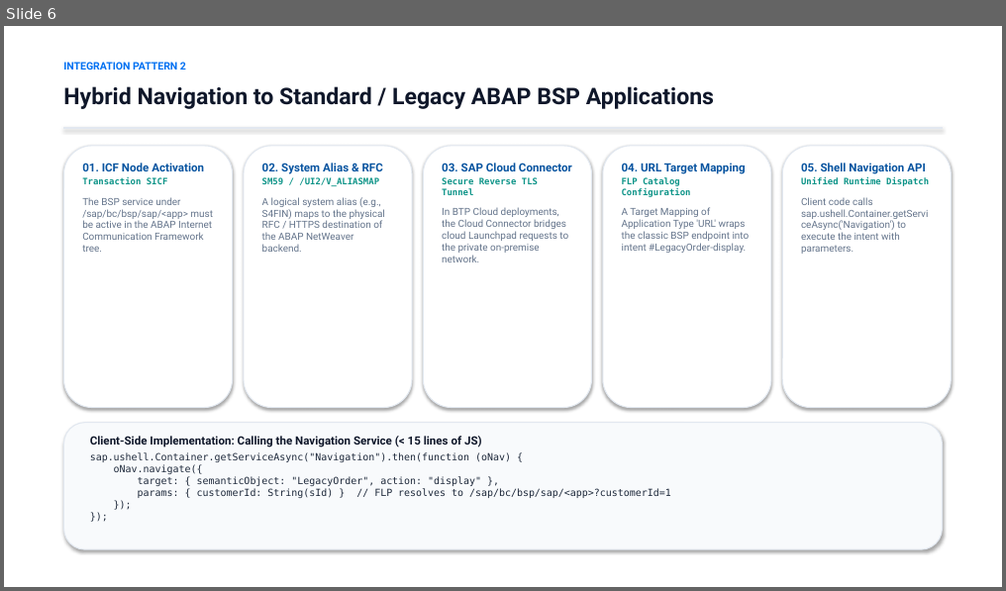
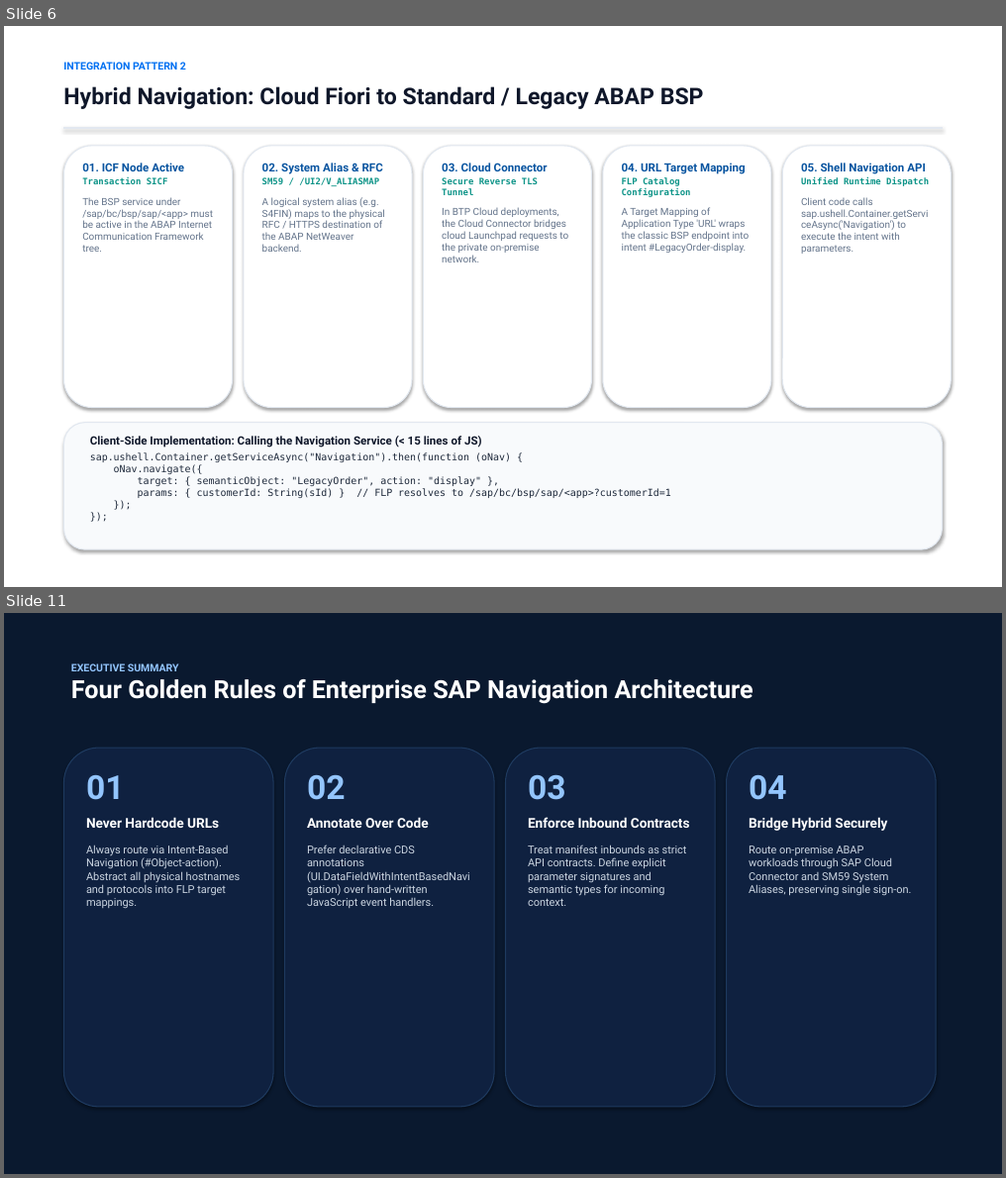
Before and after one commit to riteshpp05/cross-navigation, a slide deck: SAP_Cross_Navigation.pptx. Shown one above the other, each under a label of ours: slide 6 before the commit, slides 6 and 11 after it; the slides between them are not shown. The pictures are 1006x591 and 1006x1178 pixels, drawn with LibreOffice and Linux fonts; fonts in the diff are those of the drawing. Boxes give left, top, right and bottom in pixels: in the first picture for what was removed or moved away, otherwise in the second. Text is boxed around its words. In the diff, an @@ line names an element or a change of style, - is before the commit and + after.

Commit message:
feat: add On-Premise to On-Premise SAP GUI (VA03) pattern and update presentation deck to 11 slides

```diff
--- a/SAP_Cross_Navigation.pptx
+++ b/SAP_Cross_Navigation.pptx
@@ slide 11 added at bbox=[4, 613, 1002, 1174], background #FFFFFF @@
@@ rectangle added at bbox=[4, 613, 1002, 1174], fill #0A192F @@
@@ text added at bbox=[71, 663, 753, 704], 24 pt, text #FFFFFF, bold @@
+EXECUTIVE SUMMARY
+Four Golden Rules of Enterprise SAP Navigation Architecture
@@ rounded rectangle added at bbox=[63, 748, 273, 1107], fill #0F2140, outline #1E3A5F 1 pt @@
@@ rounded rectangle added at bbox=[285, 748, 494, 1107], fill #0F2140, outline #1E3A5F 1 pt @@
@@ rounded rectangle added at bbox=[506, 748, 715, 1107], fill #0F2140, outline #1E3A5F 1 pt @@
@@ rounded rectangle added at bbox=[727, 748, 936, 1107], fill #0F2140, outline #1E3A5F 1 pt @@
@@ text added at bbox=[86, 775, 241, 909], 10.5 pt, text #CBD5E1 @@
+01
+Never Hardcode URLs
+Always route via Intent-Based Navigation (#Object-action). Abstract all physical hostnames and protocols into FLP target mappings.
@@ text added at bbox=[307, 775, 470, 908], 10.5 pt, text #CBD5E1 @@
+02
+Annotate Over Code
+Prefer declarative CDS annotations (UI.DataFieldWithIntentBasedNavigation) over hand-written JavaScript event handlers.
@@ text added at bbox=[528, 775, 690, 906], 10.5 pt, text #CBD5E1 @@
+03
+Enforce Inbound Contracts
+Treat manifest inbounds as strict API contracts. Define explicit parameter signatures and semantic types for incoming context.
@@ text added at bbox=[748, 775, 912, 896], 10.5 pt, text #CBD5E1 @@
+04
+Bridge Hybrid Securely
+Route on-premise ABAP workloads through SAP Cloud Connector and SM59 System Aliases, preserving single sign-on.
@@ slide 6 changed as well @@
@@ text at bbox=[63, 86, 704, 109]: text changed @@
-Hybrid Navigation to Standard / Legacy ABAP BSP Applications
+Hybrid Navigation: Cloud Fiori to Standard / Legacy ABAP BSP
@@ text at bbox=[82, 163, 184, 172]: text changed @@
-01. ICF Node Activation
+01. ICF Node Active
@@ text at bbox=[442, 163, 548, 172]: text changed @@
-03. SAP Cloud Connector
+03. Cloud Connector
```
Also in this commit, not shown: 3 other slides changed, 6 other slides added, 6 slides removed, 4 other files.
